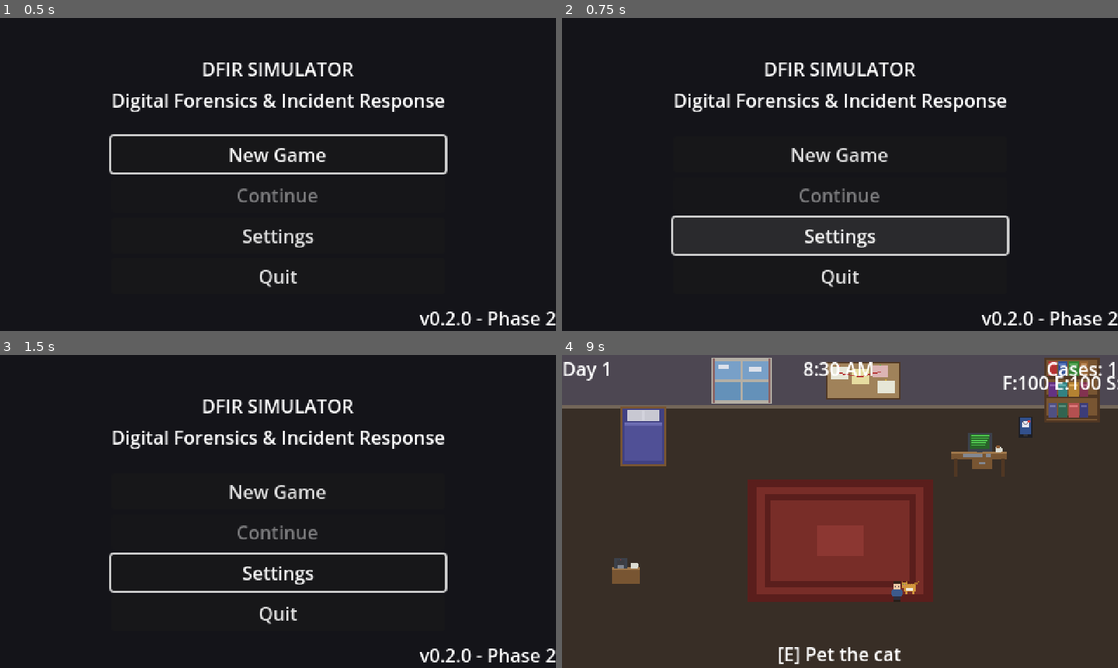
Above: before the commit, frames 1-4 (two rows, left to right).
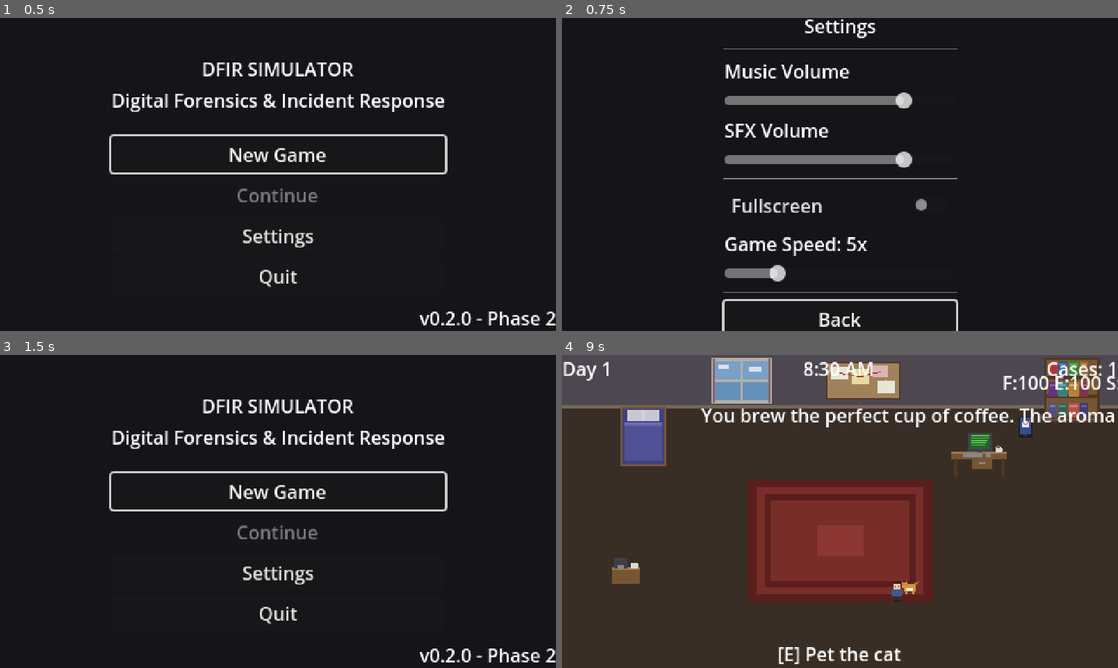
Above: after the commit, the same moments.

Repository: jbeley/dfir-godot
Game: Godot game, scene res://src/scenes/main_menu/main_menu.tscn
The game is run twice, just before and just after one commit, with the same random seed, the same clock (stepped at 60 frames per second) and the same inputs.
Inputs (mouse positions are in pixels of both pictures, inside the frame that each line leads up to):
- Up to frame 1 (0.5 s): no input
- Up to frame 2 (0.75 s): click "Settings" at 0.5 s
- Up to frame 3 (1.5 s): click (278, 655) at 1.25 s, where only the run after the commit has a clickable "Back"
- Up to frame 4 (9 s): click "New Game" at 2 s; tap Enter at 2.75 s; move the mouse to (962, 495) at 2.77 s; hold D (move_right) 2.78-3.5 s; hold E (interact) 2.78-3.5 s; click (962, 495) at 2.92 s; drag from (728, 527) to (890, 539) at 3.52 s; move the mouse to (895, 442) at 4.27 s; hold D (move_right) 4.28-5 s; hold E (interact) 4.28-5 s; drag from (812, 574) to (979, 452) at 5.02 s; move the mouse to (1006, 558) at 5.77 s; hold A (move_left) 5.78-6.5 s; hold E (interact) 5.78-6.5 s; tap Escape (pause_game) at 6.4 s; drag from (673, 464) to (862, 380) at 6.52 s; click "Resume" at 7.25 s; tap Space at 8 s; move the mouse to (867, 511) at 8.02 s; hold S (move_down) 8.03-8.75 s; hold E (interact) 8.03-8.75 s; click (867, 511) at 8.17 s; drag from (756, 433) to (623, 570) at 8.77 s

Frame 1 is identical in both runs. In frame 2, 8.8% of the frame differs, in the area x 19-100%, y 0-100%; in frame 3, 1.8%; in frame 4, 1.4%.

Commit message:
feat: interruptions, settings menu, threat intel sync
WFH Interruptions (13 events):
- Cat on keyboard, cat nap, doorbell, Slack pings, meetings
- Coffee spills, ISP flickers, neighbor noise, power flickers
- Breaking CVE news, compliance training
- Positive: good coffee, mentor tips
- Time-of-day weighted, affects Focus/Energy/Stress

Settings menu:
- Music/SFX volume sliders
- Fullscreen toggle
- Game speed control (1x-20x)
- Persists to user://settings.json

Threat intel sync tool (tools/sync_threat_intel.py):
- Downloads CISA KEV catalog (rate-limited, respectful)
- Downloads MITRE ATT&CK Enterprise techniques
- Trims to essential fields for game use
- Outputs to assets/data/ for bundling

https://claude.ai/code/session_012KjAGV9HwsNLnUB9PY2fQ5

Diff:
--- a/project.godot
+++ b/project.godot
@@ -25,6 +25,7 @@
 ThreatIntelManager="*res://src/autoloads/threat_intel_manager.gd"
 ReputationManager="*res://src/autoloads/reputation_manager.gd"
 AudioManager="*res://src/autoloads/audio_manager.gd"
+InterruptionManager="*res://src/systems/interruptions/interruption_manager.gd"
 
 [display]
 
--- a/src/scenes/main_menu/main_menu.gd
+++ b/src/scenes/main_menu/main_menu.gd
@@ -42,7 +42,7 @@
 
 
 func _on_settings() -> void:
-	pass  # TODO: Settings menu scene
+	GameManager.change_scene("res://src/scenes/settings/settings_menu.tscn")
 
 
 func _on_quit() -> void:
--- a/src/scenes/office/office.gd
+++ b/src/scenes/office/office.gd
@@ -17,6 +17,7 @@
 	GameManager.change_state(GameManager.GameState.PLAYING)
 	player.interacted_with.connect(_on_player_interact)
 	TimeManager.hour_changed.connect(_update_day_night)
+	InterruptionManager.interruption_triggered.connect(_on_interruption)
 	_update_day_night(TimeManager.current_hour)
 	_setup_hotspots()
 
@@ -102,6 +103,11 @@
 			GameManager.change_scene("res://src/scenes/email/email_client.tscn")
 
 
+func _on_interruption(interruption: Dictionary) -> void:
+	var text: String = str(interruption.get("text", "Something happened..."))
+	_show_notification(text, 4.0)
+
+
 func _show_notification(text: String, duration: float = 3.0) -> void:
 	notification_label.text = text
 	notification_label.visible = true
--- /dev/null
+++ b/src/scenes/settings/settings_menu.gd
@@ -0,0 +1,90 @@
+extends Control
+## Settings menu - audio, display, gameplay options.
+
+@onready var music_slider: HSlider = %MusicSlider
+@onready var sfx_slider: HSlider = %SFXSlider
+@onready var fullscreen_check: CheckButton = %FullscreenCheck
+@onready var game_speed_slider: HSlider = %GameSpeedSlider
+@onready var game_speed_label: Label = %GameSpeedLabel
+@onready var back_btn: Button = %BackBtn
+
+const SETTINGS_PATH := "user://settings.json"
+
+
+func _ready() -> void:
+	_load_settings()
+	music_slider.value_changed.connect(_on_music_changed)
+	sfx_slider.value_changed.connect(_on_sfx_changed)
+	fullscreen_check.toggled.connect(_on_fullscreen_toggled)
+	game_speed_slider.value_changed.connect(_on_game_speed_changed)
+	back_btn.pressed.connect(_on_back)
+	back_btn.grab_focus()
+
+
+func _on_music_changed(value: float) -> void:
+	AudioManager.set_music_volume(value / 100.0)
+	_save_settings()
+
+
+func _on_sfx_changed(value: float) -> void:
+	AudioManager.set_sfx_volume(value / 100.0)
+	_save_settings()
+
+
+func _on_fullscreen_toggled(pressed: bool) -> void:
+	if pressed:
+		DisplayServer.window_set_mode(DisplayServer.WINDOW_MODE_FULLSCREEN)
+	else:
+		DisplayServer.window_set_mode(DisplayServer.WINDOW_MODE_WINDOWED)
+	_save_settings()
+
+
+func _on_game_speed_changed(value: float) -> void:
+	TimeManager.game_minutes_per_second = value
+	game_speed_label.text = "Game Speed: %.0fx" % value
+	_save_settings()
+
+
+func _on_back() -> void:
+	GameManager.change_scene("res://src/scenes/main_menu/main_menu.tscn")
+
+
+func _save_settings() -> void:
+	var data := {
+		"music_volume": music_slider.value,
+		"sfx_volume": sfx_slider.value,
+		"fullscreen": fullscreen_check.button_pressed,
+		"game_speed": game_speed_slider.value,
+	}
+	var file := FileAccess.open(SETTINGS_PATH, FileAccess.WRITE)
+	if file:
+		file.store_string(JSON.stringify(data, "\t"))
+		file.close()
+
+
+func _load_settings() -> void:
+	if not FileAccess.file_exists(SETTINGS_PATH):
+		# Defaults
+		music_slider.value = 80
+		sfx_slider.value = 80
+		game_speed_slider.value = 5
+		game_speed_label.text = "Game Speed: 5x"
+		return
+
+	var file := FileAccess.open(SETTINGS_PATH, FileAccess.READ)
+	if file == null:
+		return
+	var json := JSON.new()
+	if json.parse(file.get_as_text()) != OK:
+		return
+	var data: Dictionary = json.data
+
+	music_slider.value = float(data.get("music_volume", 80))
+	sfx_slider.value = float(data.get("sfx_volume", 80))
+	fullscreen_check.button_pressed = data.get("fullscreen", false)
+	game_speed_slider.value = float(data.get("game_speed", 5))
+	game_speed_label.text = "Game Speed: %.0fx" % game_speed_slider.value
+
+	AudioManager.set_music_volume(music_slider.value / 100.0)
+	AudioManager.set_sfx_volume(sfx_slider.value / 100.0)
+	TimeManager.game_minutes_per_second = game_speed_slider.value
--- /dev/null
+++ b/src/scenes/settings/settings_menu.tscn
@@ -0,0 +1,91 @@
+[gd_scene load_steps=2 format=3 uid="uid://settings_menu"]
+
+[ext_resource type="Script" path="res://src/scenes/settings/settings_menu.gd" id="1_settings"]
+
+[node name="SettingsMenu" type="Control"]
+layout_mode = 3
+anchors_preset = 15
+anchor_right = 1.0
+anchor_bottom = 1.0
+script = ExtResource("1_settings")
+
+[node name="BG" type="ColorRect" parent="."]
+layout_mode = 1
+anchors_preset = 15
+anchor_right = 1.0
+anchor_bottom = 1.0
+color = Color(0.08, 0.08, 0.1, 1)
+
+[node name="VBox" type="VBoxContainer" parent="."]
+layout_mode = 1
+anchors_preset = 8
+anchor_left = 0.5
+anchor_top = 0.5
+anchor_right = 0.5
+anchor_bottom = 0.5
+offset_left = -100.0
+offset_top = -90.0
+offset_right = 100.0
+offset_bottom = 90.0
+grow_horizontal = 2
+grow_vertical = 2
+theme_override_constants/separation = 6
+
+[node name="Title" type="Label" parent="VBox"]
+layout_mode = 2
+text = "Settings"
+horizontal_alignment = 1
+
+[node name="Sep1" type="HSeparator" parent="VBox"]
+layout_mode = 2
+
+[node name="MusicLabel" type="Label" parent="VBox"]
+layout_mode = 2
+text = "Music Volume"
+
+[node name="MusicSlider" type="HSlider" parent="VBox"]
+unique_name_in_owner = true
+layout_mode = 2
+min_value = 0.0
+max_value = 100.0
+value = 80.0
+
+[node name="SFXLabel" type="Label" parent="VBox"]
+layout_mode = 2
+text = "SFX Volume"
+
+[node name="SFXSlider" type="HSlider" parent="VBox"]
+unique_name_in_owner = true
+layout_mode = 2
+min_value = 0.0
+max_value = 100.0
+value = 80.0
+
+[node name="Sep2" type="HSeparator" parent="VBox"]
+layout_mode = 2
+
+[node name="FullscreenCheck" type="CheckButton" parent="VBox"]
+unique_name_in_owner = true
+layout_mode = 2
+text = "Fullscreen"
+
+[node name="GameSpeedLabel" type="Label" parent="VBox"]
+unique_name_in_owner = true
+layout_mode = 2
+text = "Game Speed: 5x"
+
+[node name="GameSpeedSlider" type="HSlider" parent="VBox"]
+unique_name_in_owner = true
+layout_mode = 2
+min_value = 1.0
+max_value = 20.0
+step = 1.0
+value = 5.0
+
+[node name="Sep3" type="HSeparator" parent="VBox"]
+layout_mode = 2
+
+[node name="BackBtn" type="Button" parent="VBox"]
+unique_name_in_owner = true
+layout_mode = 2
+text = "Back"
--- /dev/null
+++ b/src/systems/interruptions/interruption_manager.gd
@@ -0,0 +1,194 @@
+extends Node
+## Generates random WFH interruptions that affect stats and gameplay.
+## Interruptions fire based on time of day and probability.
+
+signal interruption_triggered(interruption: Dictionary)
+
+const INTERRUPTIONS := [
+	{
+		"id": "cat_keyboard",
+		"text": "Your cat jumps on the keyboard and types 'asdfjkl;' into the terminal.",
+		"icon": "cat",
+		"focus_change": -5.0,
+		"stress_change": -3.0,
+		"energy_change": 0.0,
+		"time_hours": [-1],  # Any time
+		"weight": 15,
+	},
+	{
+		"id": "cat_nap",
+		"text": "Your cat falls asleep on your lap. It's very warm and cozy.",
+		"icon": "cat",
+		"focus_change": -8.0,
+		"stress_change": -10.0,
+		"energy_change": -3.0,
+		"time_hours": [-1],
+		"weight": 10,
+	},
+	{
+		"id": "doorbell",
+		"text": "Doorbell! It's a package delivery. You lose focus.",
+		"icon": "home",
+		"focus_change": -10.0,
+		"stress_change": 2.0,
+		"energy_change": -2.0,
+		"time_hours": [10, 11, 12, 13, 14, 15, 16],
+		"weight": 8,
+	},
+	{
+		"id": "slack_ping",
+		"text": "Slack: 'Hey, quick question...' It was not quick.",
+		"icon": "work",
+		"focus_change": -12.0,
+		"stress_change": 5.0,
+		"energy_change": -3.0,
+		"time_hours": [9, 10, 11, 13, 14, 15, 16, 17],
+		"weight": 20,
+	},
+	{
+		"id": "meeting",
+		"text": "Mandatory all-hands meeting. 45 minutes of your life you won't get back.",
+		"icon": "work",
+		"focus_change": -15.0,
+		"stress_change": 8.0,
+		"energy_change": -10.0,
+		"time_hours": [10, 14, 15],
+		"weight": 5,
+	},
+	{
+		"id": "compliance_training",
+		"text": "Reminder: Annual compliance training due today. You click through it.",
+		"icon": "work",
+		"focus_change": -8.0,
+		"stress_change": 3.0,
+		"energy_change": -5.0,
+		"time_hours": [9, 10, 11],
+		"weight": 3,
+	},
+	{
+		"id": "coffee_spill",
+		"text": "You spill coffee on your desk. Nothing important was damaged... this time.",
+		"icon": "home",
+		"focus_change": -5.0,
+		"stress_change": 5.0,
+		"energy_change": 0.0,
+		"time_hours": [8, 9, 10],
+		"weight": 5,
+	},
+	{
+		"id": "isp_flicker",
+		"text": "Internet connection drops for 30 seconds. Everything reconnects.",
+		"icon": "tech",
+		"focus_change": -8.0,
+		"stress_change": 10.0,
+		"energy_change": 0.0,
+		"time_hours": [-1],
+		"weight": 6,
+	},
+	{
+		"id": "neighbor_noise",
+		"text": "Your neighbor starts mowing the lawn. Focus dropping...",
+		"icon": "home",
+		"focus_change": -10.0,
+		"stress_change": 5.0,
+		"energy_change": 0.0,
+		"time_hours": [10, 11, 12, 13, 14],
+		"weight": 7,
+	},
+	{
+		"id": "breaking_news",
+		"text": "Breaking: New zero-day CVE dropped! Twitter is on fire. You resist doomscrolling.",
+		"icon": "intel",
+		"focus_change": -5.0,
+		"stress_change": 3.0,
+		"energy_change": 0.0,
+		"time_hours": [-1],
+		"weight": 8,
+	},
+	{
+		"id": "power_flicker",
+		"text": "Power flickers. UPS beeps. Everything stays on. Heart rate: elevated.",
+		"icon": "tech",
+		"focus_change": -3.0,
+		"stress_change": 15.0,
+		"energy_change": 0.0,
+		"time_hours": [-1],
+		"weight": 3,
+	},
+	{
+		"id": "good_coffee",
+		"text": "You brew the perfect cup of coffee. The aroma is incredible.",
+		"icon": "positive",
+		"focus_change": 5.0,
+		"stress_change": -5.0,
+		"energy_change": 10.0,
+		"time_hours": [8, 9, 14],
+		"weight": 8,
+	},
+	{
+		"id": "mentor_tip",
+		"text": "Senior analyst pings you: 'Pro tip: always check the scheduled tasks.'",
+		"icon": "positive",
+		"focus_change": 5.0,
+		"stress_change": -3.0,
+		"energy_change": 0.0,
+		"time_hours": [9, 10, 11, 14, 15],
+		"weight": 6,
+	},
+]
+
+var _check_interval_minutes := 30  # Check for interruption every 30 game-minutes
+var _minutes_since_check := 0
+var _interruption_chance := 0.35  # 35% chance per check
+
+
+func _ready() -> void:
+	TimeManager.minute_changed.connect(_on_minute)
+
+
+func _on_minute(_minute: int) -> void:
+	if GameManager.current_state != GameManager.GameState.PLAYING:
+		return
+
+	_minutes_since_check += 1
+	if _minutes_since_check < _check_interval_minutes:
+		return
+	_minutes_since_check = 0
+
+	if randf() > _interruption_chance:
+		return
+
+	var current_hour := TimeManager.current_hour
+	var eligible: Array[Dictionary] = []
+	var total_weight := 0
+
+	for interruption: Dictionary in INTERRUPTIONS:
+		var hours: Array = interruption.get("time_hours", [-1]) as Array
+		if -1 in hours or current_hour in hours:
+			eligible.append(interruption)
+			total_weight += int(interruption.get("weight", 1))
+
+	if eligible.is_empty():
+		return
+
+	# Weighted random selection
+	var roll := randi() % total_weight
+	var cumulative := 0
+	for interruption: Dictionary in eligible:
+		cumulative += int(interruption.get("weight", 1))
+		if roll < cumulative:
+			_trigger(interruption)
+			return
+
+
+func _trigger(interruption: Dictionary) -> void:
+	# Apply stat changes
+	ReputationManager.focus = clampf(
+		ReputationManager.focus + float(interruption.get("focus_change", 0.0)), 0.0, 100.0)
+	ReputationManager.energy = clampf(
+		ReputationManager.energy + float(interruption.get("energy_change", 0.0)), 0.0, 100.0)
+	ReputationManager.stress = clampf(
+		ReputationManager.stress + float(interruption.get("stress_change", 0.0)), 0.0, 100.0)
+	ReputationManager.stats_changed.emit()
+
+	interruption_triggered.emit(interruption)
Not shown, added: tools/sync_threat_intel.py
